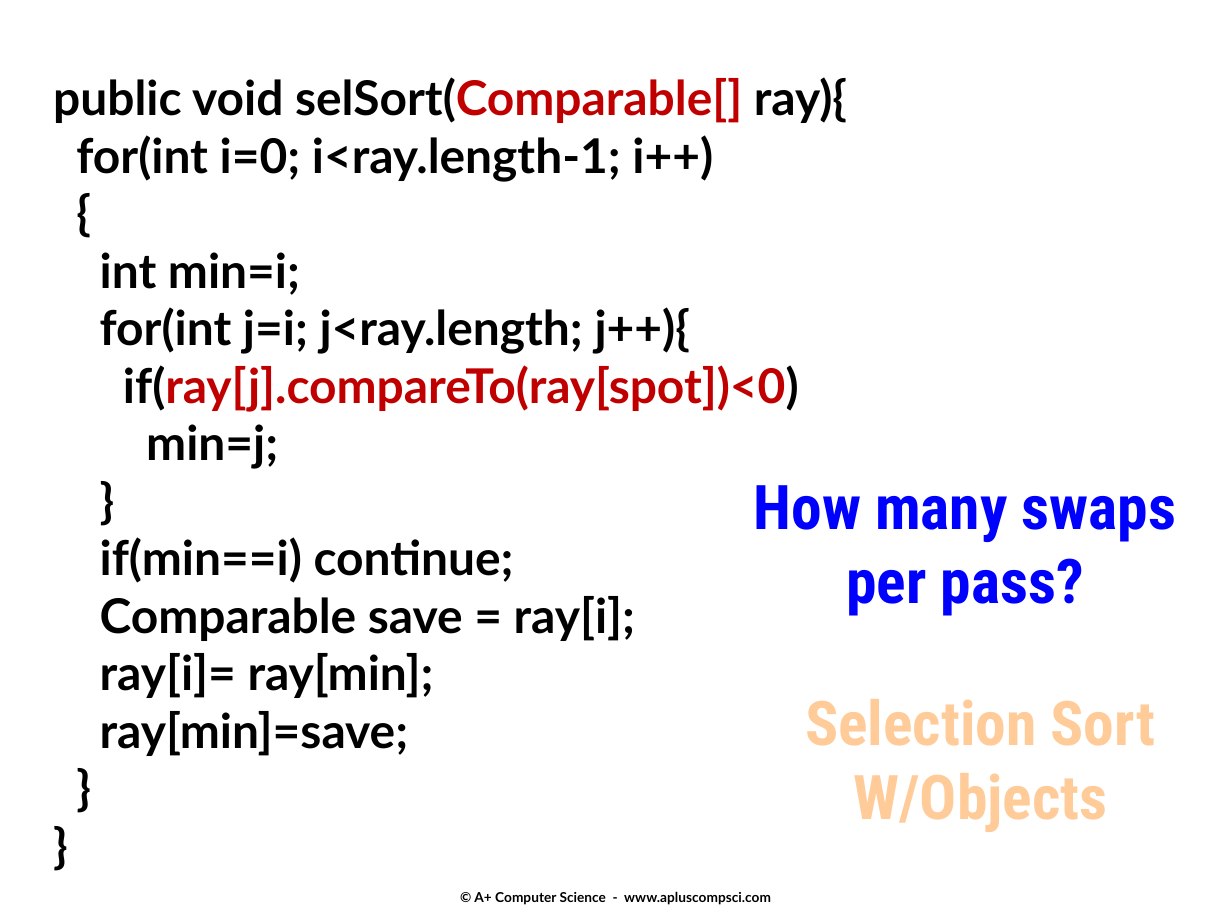
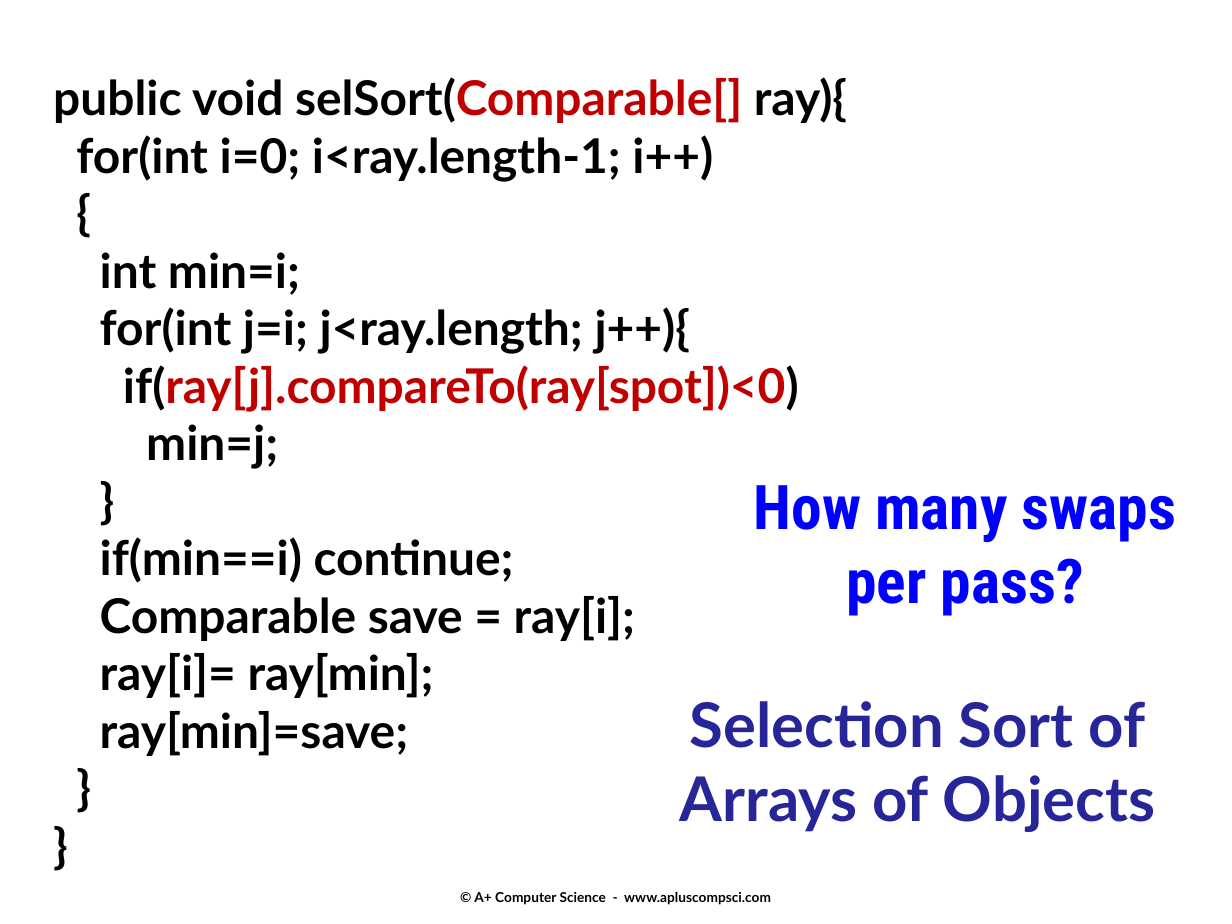
Before and after one commit to Cy-FairCS/cs3, a slide deck: slide 16 of u10b_sorts/notes/n2sorts.pptx. Drawn at 1232x924 pixels with LibreOffice and Linux fonts; fonts in the diff are those of the drawing. Boxes give left, top, right and bottom in pixels: in the first picture for what was removed or moved away, otherwise in the second. Text is boxed around its words. In the diff, an @@ line names an element or a change of style, - is before the commit and + after.

```diff
--- a/u10b_sorts/notes/n2sorts.pptx
+++ b/u10b_sorts/notes/n2sorts.pptx
@@ text at (x1=680, y1=701, x2=1155, y2=832): text changed; font Roboto Condensed to Lato; text colour #FFCC99 to #262699 @@
-Selection Sort
-W/Objects
+Selection Sort of
+Arrays of Objects
```
Also in this commit, not shown: 2 other slides changed, 2 slides added, 2 slides removed.
